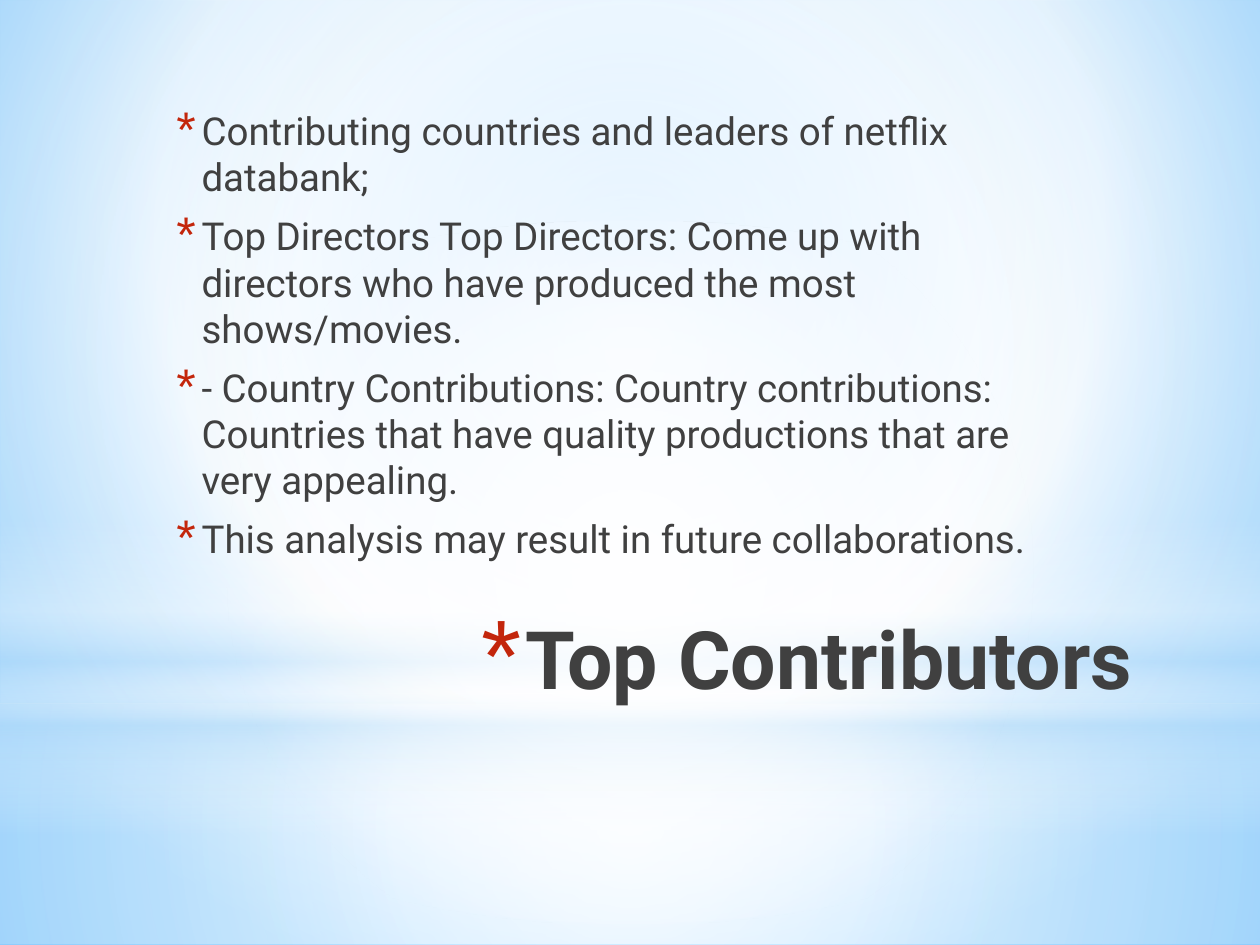
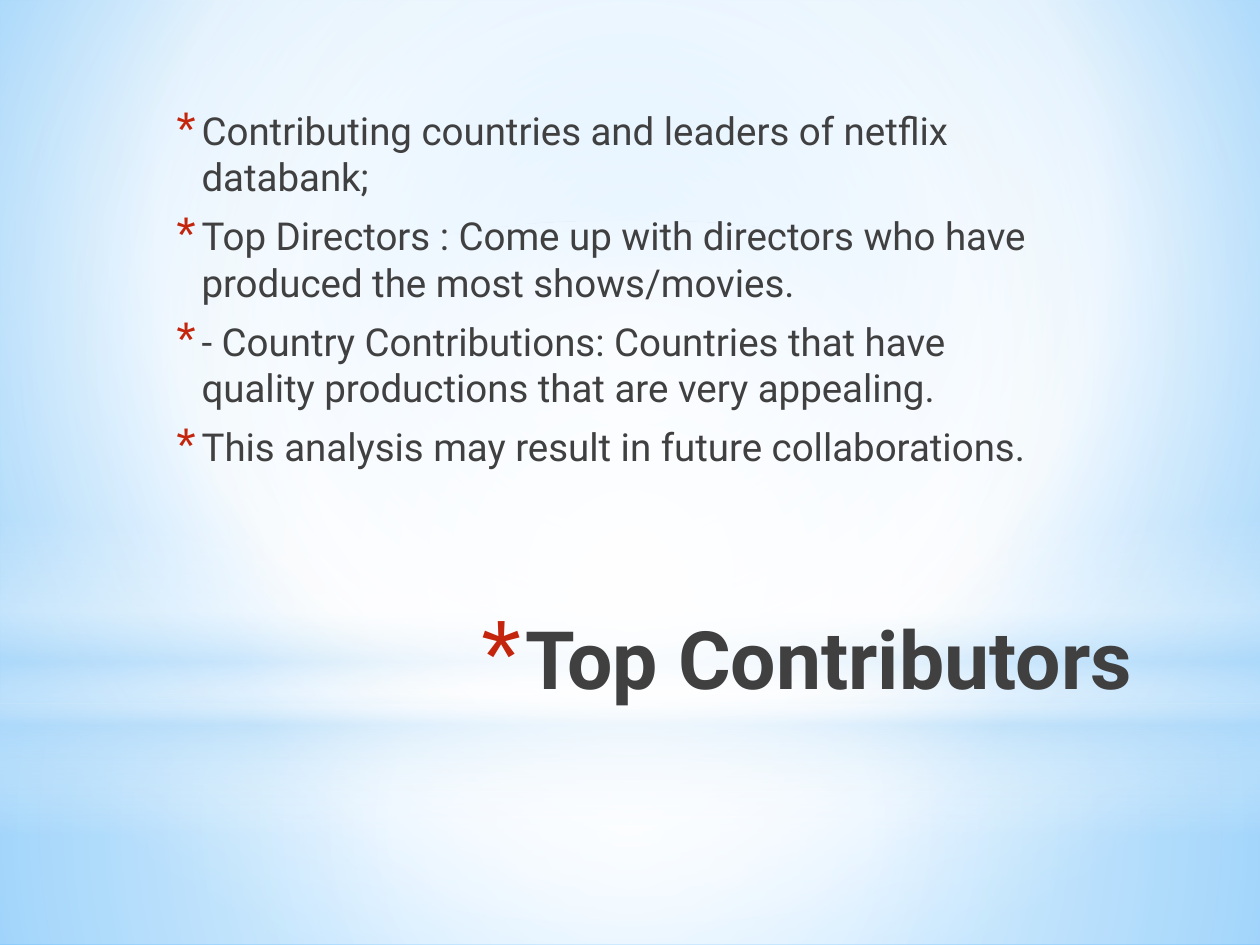
Before and after one commit to swaroop-13/EDA-Analysis-on-Netflix-Movies-and-Shows-using-Python, a slide deck: slide 28 of EDA Analysis on Netflix Movies and Shows.pptx. Drawn at 1260x945 pixels with LibreOffice and Linux fonts; fonts in the diff are those of the drawing. Boxes give left, top, right and bottom in pixels: in the first picture for what was removed or moved away, otherwise in the second. Text is boxed around its words. In the diff, an @@ line names an element or a change of style, - is before the commit and + after.

```diff
--- a/EDA Analysis on Netflix Movies and Shows.pptx
+++ b/EDA Analysis on Netflix Movies and Shows.pptx
@@ text at (202,221,1026,410): text changed @@
-* Top Directors Top Directors: Come up with directors who have produced the most shows/movies.
-* - Country Contributions: Country contributions: Countries that have quality productions that are very appealing.
+* Top Directors : Come up with directors who have produced the most shows/movies.
+* - Country Contributions: Countries that have quality productions that are very appealing.
```
